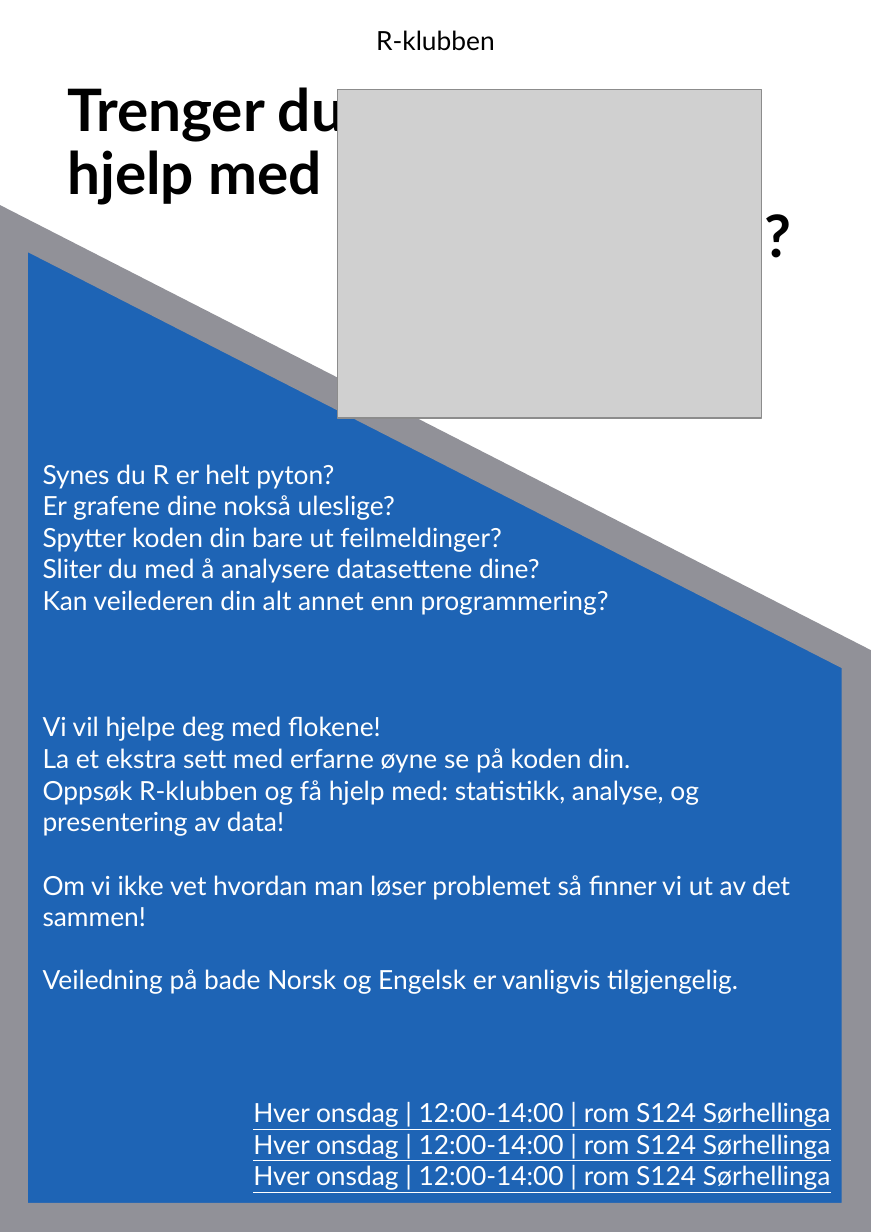
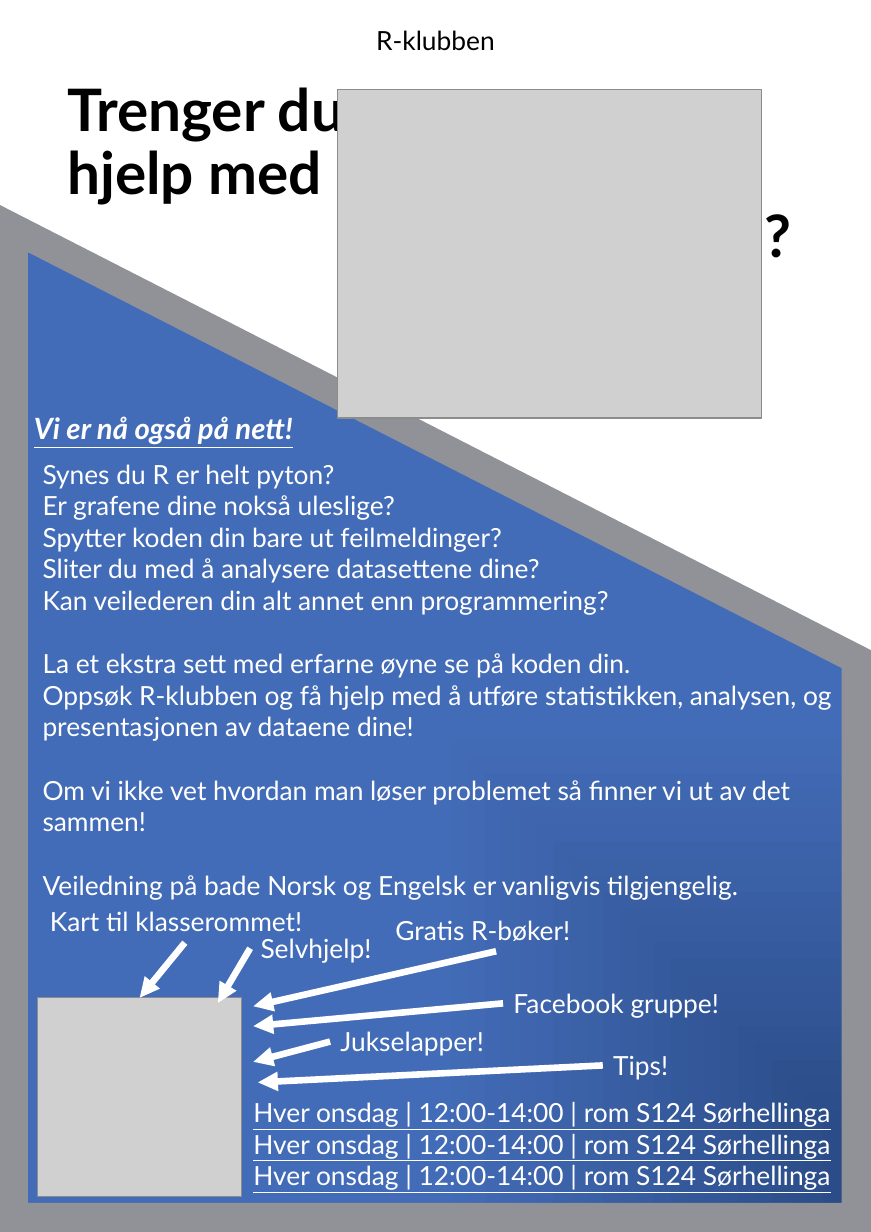
Before and after one commit to Taakefyrsten/NMBU-R-club, a slide deck: slide 1 of ADs/RCLUB_AD.pptx. Drawn at 871x1232 pixels with LibreOffice and Linux fonts; fonts in the diff are those of the drawing; grey boxes stand for pictures. Boxes give left, top, right and bottom in pixels: in the first picture for what was removed or moved away, otherwise in the second. Text is boxed around its words. In the diff, an @@ line names an element or a change of style, - is before the commit and + after.

```diff
--- a/ADs/RCLUB_AD.pptx
+++ b/ADs/RCLUB_AD.pptx
@@ freeform shape at (13,229,855,1218): fill #1E64B5 to gradient #2A4B86 to #436CB8 @@
@@ text added at (34,416,292,445), 20 pt, text #FFFFFF, bold, italic, underline @@
+Vi er nå også på nett!
@@ free "Synes du R er helt ...": place and size @@
-free "Synes du R er helt ..." at (33,453,846,1006)
+free "Synes du R er helt ..." at (33,453,846,910)
@@ text in free at (43,685,832,741): text changed @@
-Oppsøk R-klubben og få hjelp med: statistikk, analyse, og presentering av data!
+Oppsøk R-klubben og få hjelp med å utføre statistikken, analysen, og presentasjonen av dataene dine!
@@ text in free at (43,716,381,741): paragraph removed @@
-Vi vil hjelpe deg med flokene!
@@ text added at (50,911,302,931), 18 pt, text #FFFFFF @@
+Kart til klasserommet!
@@ text added at (395,920,570,941), 18 pt, text #FFFFFF @@
+Gratis R-bøker!
@@ arrow added from (184, 943) to (140, 997), #FFFFFF 4.5 pt @@
@@ arrow added from (250, 948) to (218, 1003), #FFFFFF 4.5 pt @@
@@ arrow added from (496, 951) to (254, 1006), #FFFFFF 4.5 pt @@
@@ text added at (261,938,372,963), 18 pt, text #FFFFFF @@
+Selvhjelp!
@@ picture added at (38,997,241,1196) @@
@@ arrow added from (503, 1003) to (254, 1026), #FFFFFF 4.5 pt @@
@@ text added at (513,993,719,1018), 18 pt, text #FFFFFF @@
+Facebook gruppe!
@@ arrow added from (330, 1042) to (254, 1062), #FFFFFF 4.5 pt @@
@@ text added at (340,1031,483,1056), 18 pt, text #FFFFFF @@
+Jukselapper!
@@ arrow added from (602, 1065) to (258, 1082), #FFFFFF 4.5 pt @@
@@ text added at (613,1056,668,1080), 18 pt, text #FFFFFF @@
+Tips!
```
Also in this commit, not shown: 1 other slide changed, 1 other file.
